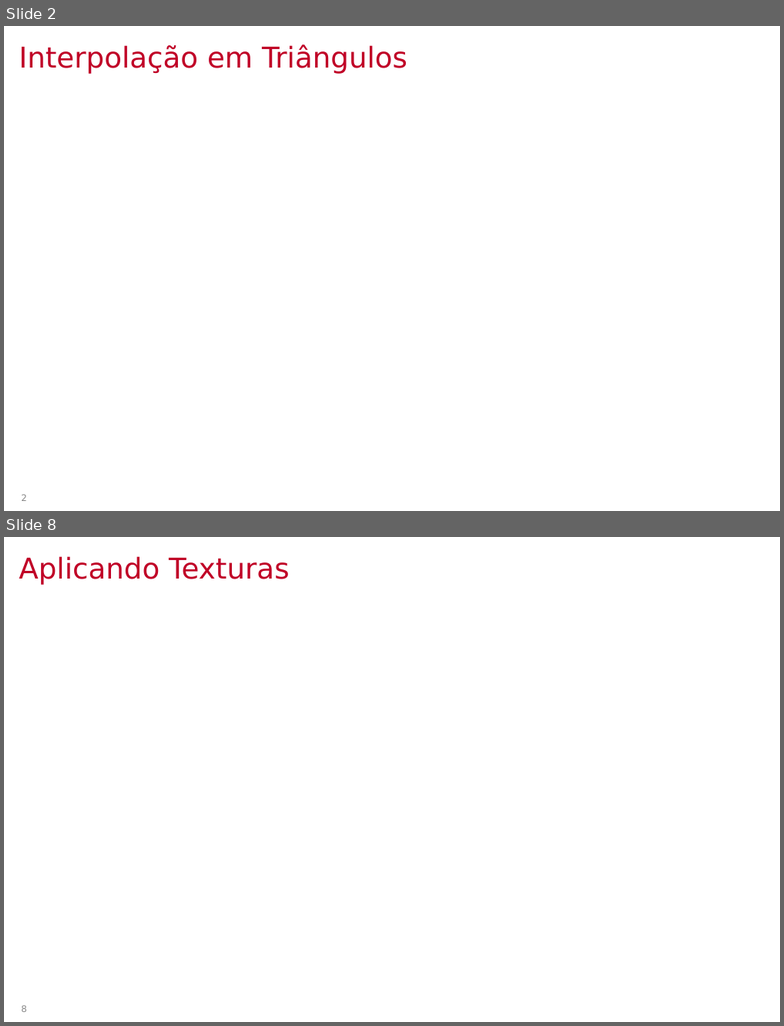
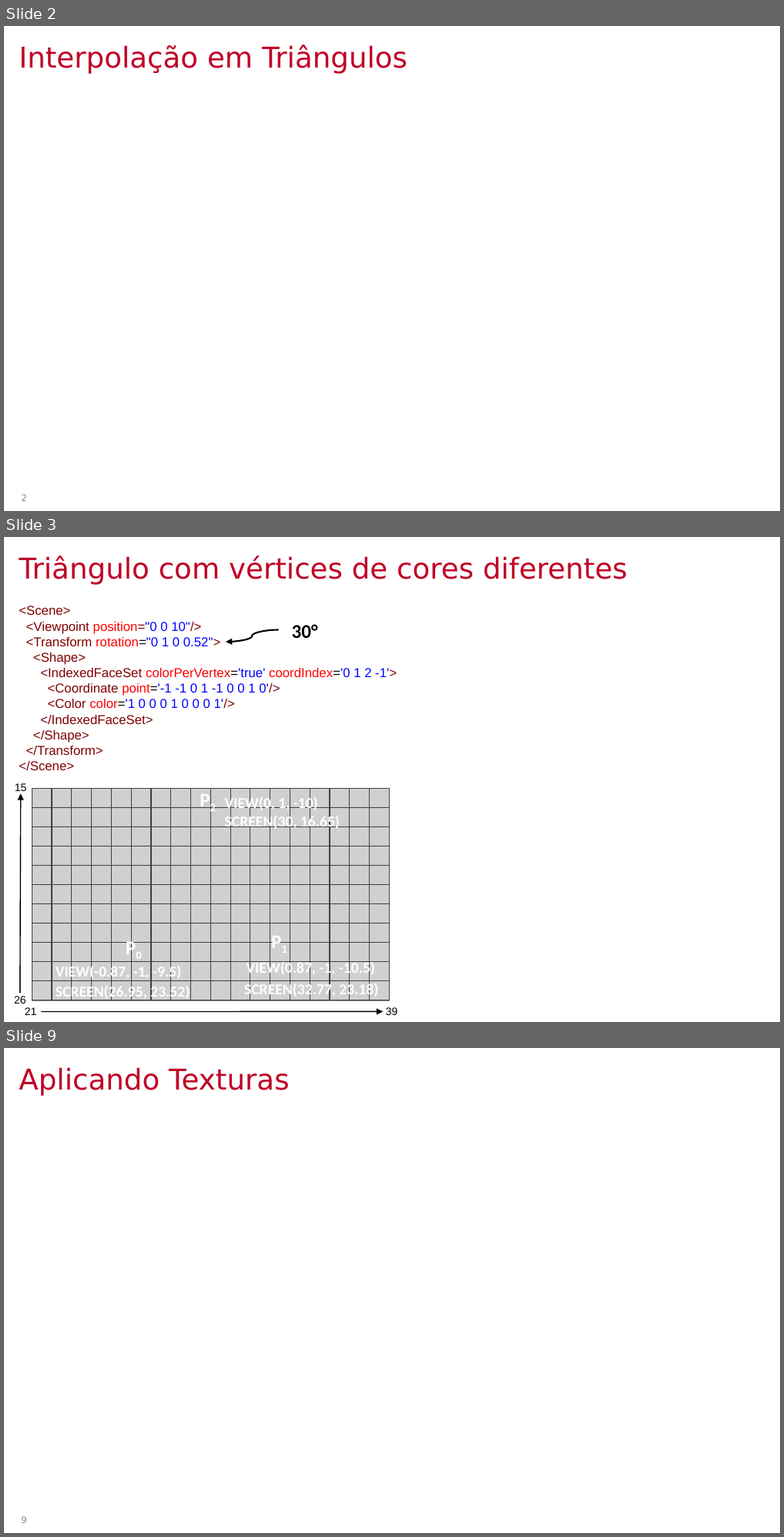
Before and after one commit to lpsoares/ComputacaoGrafica, a slide deck: content/aulas/12-revisao3_interpolacao_mipmap_visibilidade/aula12_revisao3_interpolacao_mipmap_visibilidade.pptx. Shown one above the other, each under a label of ours: slides 2 and 8 before the commit, slides 2, 3 and 9 after it; the slides between them are not shown. The pictures are 784x1026 and 784x1537 pixels, drawn with LibreOffice and Linux fonts; fonts in the diff are those of the drawing; grey boxes stand for pictures; background and template pictures are left out. Boxes give left, top, right and bottom in pixels: in the first picture for what was removed or moved away, otherwise in the second. Text is boxed around its words. In the diff, an @@ line names an element or a change of style, - is before the commit and + after.

```diff
--- a/content/aulas/12-revisao3_interpolacao_mipmap_visibilidade/aula12_revisao3_interpolacao_mipmap_visibilidade.pptx
+++ b/content/aulas/12-revisao3_interpolacao_mipmap_visibilidade/aula12_revisao3_interpolacao_mipmap_visibilidade.pptx
@@ slide 3 added at (x1=4, y1=537, x2=780, y2=1022), background #FFFFFF @@
@@ title added at (x1=19, y1=555, x2=628, y2=585), 26.7 pt, text #C00026 @@
+Triângulo com vértices de cores diferentes
@@ text added at (x1=19, y1=606, x2=397, y2=771), 12 pt, text #800000 @@
+<Scene>
+<Viewpoint position="0 0 10"/>
+<Transform rotation="0 1 0 0.52">
+<Shape>
+<IndexedFaceSet colorPerVertex='true' coordIndex='0 1 2 -1'>
+<Coordinate point='-1 -1 0 1 -1 0 0 1 0'/>
+<Color color='1 0 0 0 1 0 0 0 1'/>
+</IndexedFaceSet>
+</Shape>
+</Transform>
+</Scene>
@@ text added at (x1=292, y1=624, x2=318, y2=638), 18 pt, text #000000, bold @@
+30°
@@ curved arrow added from (279, 630) to (226, 642), #000000 1.5 pt @@
@@ rectangle added at (x1=11, y1=781, x2=30, y2=794), fill #FFFFFF, 10 pt, text #000000 @@
+15
@@ picture added at (x1=32, y1=789, x2=390, y2=1002) @@
@@ table added at (x1=32, y1=789, x2=395, y2=1001), 11 rows, 18 columns @@
+ |  |  |  |  |  |  |  |  |  |  |  |  |  |  |  |  | 
+ |  |  |  |  |  |  |  |  |  |  |  |  |  |  |  |  | 
+ |  |  |  |  |  |  |  |  |  |  |  |  |  |  |  |  | 
+ |  |  |  |  |  |  |  |  |  |  |  |  |  |  |  |  | 
+ |  |  |  |  |  |  |  |  |  |  |  |  |  |  |  |  | 
+ |  |  |  |  |  |  |  |  |  |  |  |  |  |  |  |  | 
+ |  |  |  |  |  |  |  |  |  |  |  |  |  |  |  |  | 
+ |  |  |  |  |  |  |  |  |  |  |  |  |  |  |  |  | 
+ |  |  |  |  |  |  |  |  |  |  |  |  |  |  |  |  | 
+ |  |  |  |  |  |  |  |  |  |  |  |  |  |  |  |  | 
+ |  |  |  |  |  |  |  |  |  |  |  |  |  |  |  |  | 
@@ text added at (x1=192, y1=784, x2=235, y2=815), 18 pt, text #FFFFFF, bold @@
+P2
@@ arrow added from (20, 994) to (20, 794), #000000 1 pt @@
@@ text added at (x1=225, y1=796, x2=318, y2=813), 14 pt, text #FFFFFF, bold @@
+VIEW(0, 1, -10)
@@ text added at (x1=225, y1=814, x2=340, y2=831), 14 pt, text #FFFFFF, bold @@
+SCREEN(30, 16.65)
@@ text added at (x1=263, y1=925, x2=307, y2=956), 18 pt, text #FFFFFF, bold @@
+P1
@@ text added at (x1=118, y1=931, x2=162, y2=962), 18 pt, text #FFFFFF, bold @@
+P0
@@ text added at (x1=56, y1=964, x2=181, y2=981), 14 pt, text #FFFFFF, bold @@
+VIEW(-0.87, -1, -9.5)
@@ text added at (x1=247, y1=960, x2=375, y2=977), 14 pt, text #FFFFFF, bold @@
+VIEW(0.87, -1, -10.5)
@@ rectangle added at (x1=10, y1=994, x2=29, y2=1007), fill #FFFFFF, 10 pt, text #000000 @@
+26
@@ text added at (x1=56, y1=984, x2=190, y2=1001), 14 pt, text #FFFFFF, bold @@
+SCREEN(26.95, 23.52)
@@ text added at (x1=244, y1=982, x2=378, y2=999), 14 pt, text #FFFFFF, bold @@
+SCREEN(32.77, 23.18)
@@ page number added at (x1=20, y1=1009, x2=26, y2=1015), 8.3 pt, text #888888 @@
+3
@@ text added at (x1=25, y1=1007, x2=37, y2=1015), 10 pt, text #000000 @@
+21
@@ arrow added from (41, 1012) to (383, 1012), #000000 1 pt @@
@@ rectangle added at (x1=383, y1=1005, x2=401, y2=1018), fill #FFFFFF, 10 pt, text #000000 @@
+39
@@ what was slide 8 is now slide 9 @@
```
Also in this commit, not shown: 11 slides changed.
